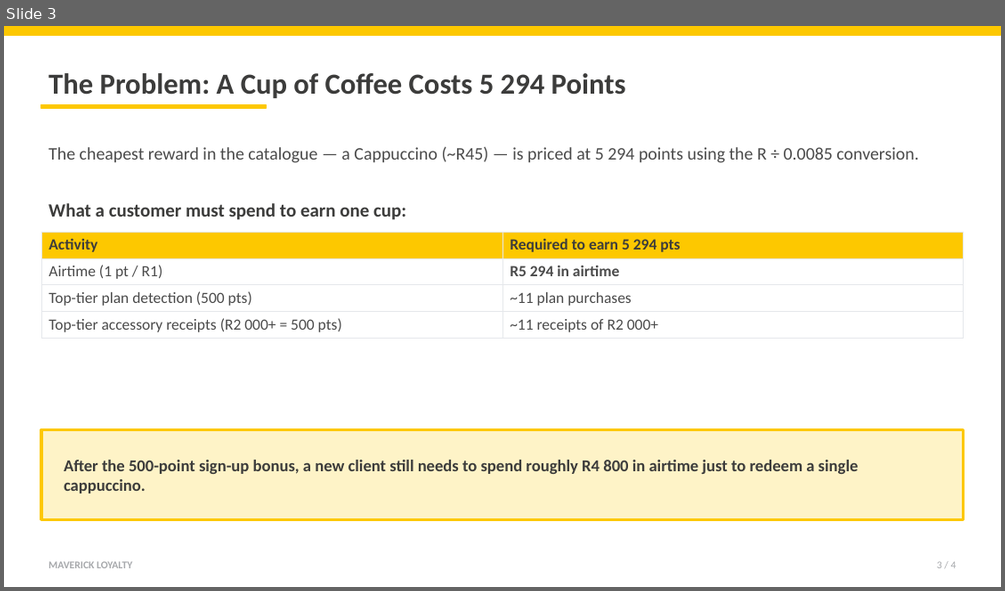
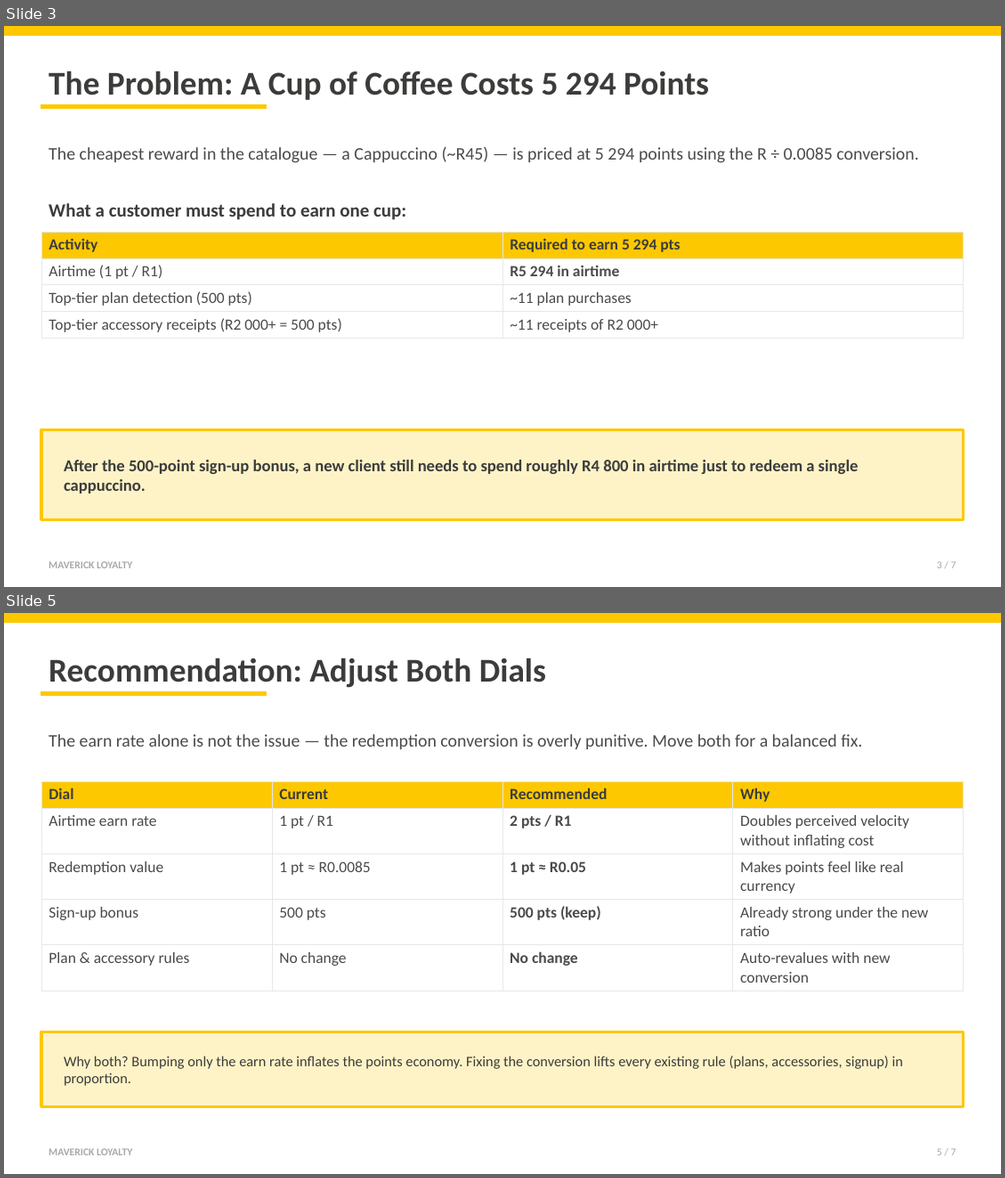
Before and after one commit to lv8777-maker/StockSense, a slide deck: presentations/point-allocation-discussion.pptx. Shown one above the other, each under a label of ours: slide 3 before the commit, slides 3 and 5 after it; the slides between them are not shown. The pictures are 1005x591 and 1005x1178 pixels, drawn with LibreOffice and Linux fonts; fonts in the diff are those of the drawing. Boxes give left, top, right and bottom in pixels: in the first picture for what was removed or moved away, otherwise in the second. Text is boxed around its words. In the diff, an @@ line names an element or a change of style, - is before the commit and + after.

```diff
--- a/presentations/point-allocation-discussion.pptx
+++ b/presentations/point-allocation-discussion.pptx
@@ slide 5 added at (4,613,1001,1174), background #FFFFFF @@
@@ rectangle added at (4,613,1001,622), fill #FDC800, outline #FDC800 1 pt @@
@@ text added at (48,658,546,688), 32 pt, text #3C3C3B, bold @@
+Recommendation: Adjust Both Dials
@@ rectangle added at (41,691,266,695), fill #FDC800, outline #FDC800 1 pt @@
@@ text added at (48,734,862,749), 17 pt, text #4A4A4A @@
+The earn rate alone is not the issue — the redemption conversion is overly punitive. Move both for a balanced fix.
@@ table added at (41,781,963,986), 5 rows, 4 columns @@
+Dial | Current | Recommended | Why
+Airtime earn rate | 1 pt / R1 | 2 pts / R1 | Doubles perceived velocity without inflating cost
+Redemption value | 1 pt ≈ R0.0085 | 1 pt ≈ R0.05 | Makes points feel like real currency
+Sign-up bonus | 500 pts | 500 pts (keep) | Already strong under the new ratio
+Plan & accessory rules | No change | No change | Auto-revalues with new conversion
@@ rectangle added at (41,1032,963,1107), fill #FEF3C7, outline #FDC800 3 pt @@
@@ text added at (64,1055,903,1086), 14 pt, text #3C3C3B @@
+Why both? Bumping only the earn rate inflates the points economy. Fixing the conversion lifts every existing rule (plans, accessories, signup) in proportion.
@@ text added at (48,1148,132,1155), 10 pt, text #A7A9AC, bold @@
+MAVERICK LOYALTY
@@ text added at (937,1148,956,1155), 10 pt, text #A7A9AC @@
+5 / 7
@@ slide 3 changed as well @@
@@ text "The Problem: A Cup of ..." at (48,71,709,100): size 28 to 32 pt @@
@@ text at (937,561,956,568): text changed @@
-3 / 4
+3 / 7
```
Also in this commit, not shown: 2 other slides changed, 3 other slides added, 1 slide removed, 1 other file.
